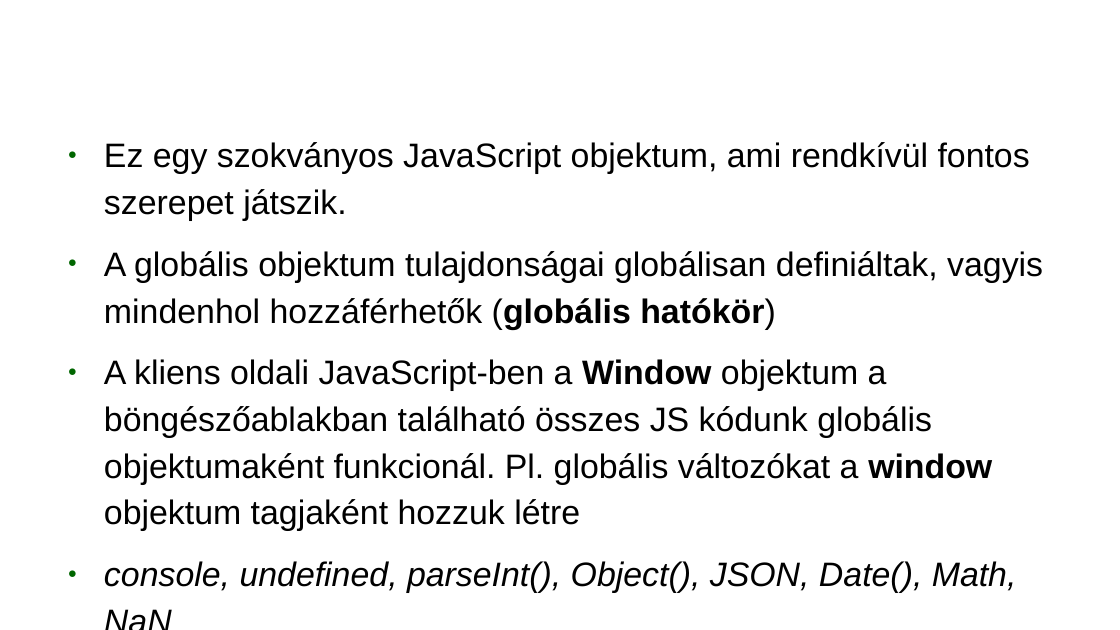
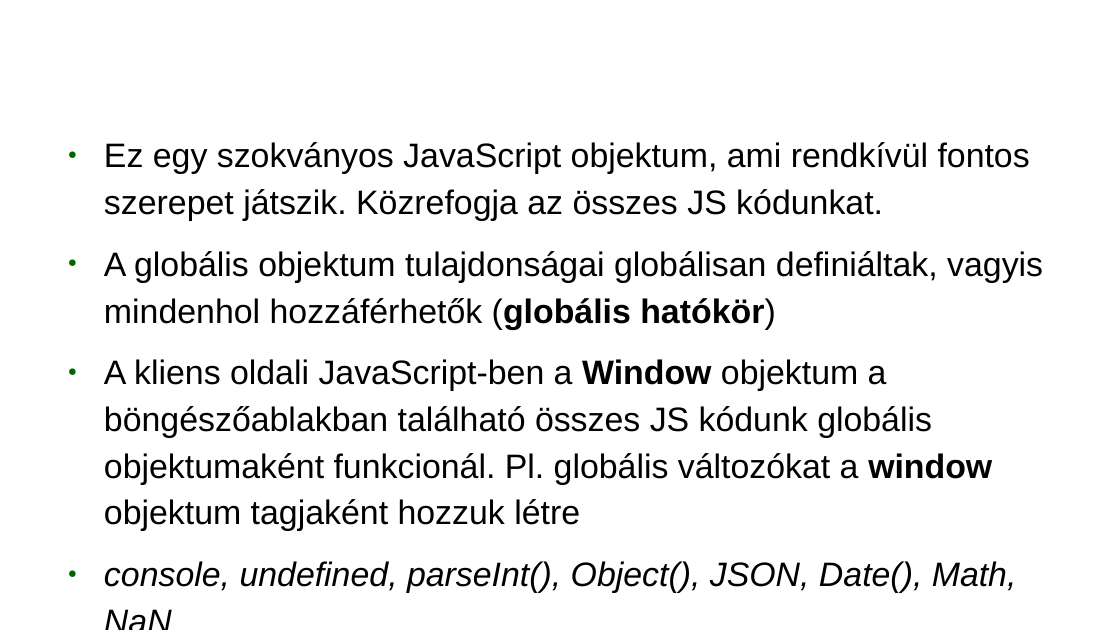
Before and after one commit to webandras/google_earth_engine_kutatas, a slide deck: slide 18 of google_earth_engine_gulacsi_andras_2018.odp (slide 25 before the commit). Drawn at 1120x630 pixels with LibreOffice and Linux fonts; fonts in the diff are those of the drawing; background and template pictures are left out. Boxes give left, top, right and bottom in pixels: in the first picture for what was removed or moved away, otherwise in the second. Text is boxed around its words. In the diff, an @@ line names an element or a change of style, - is before the commit and + after.

```diff
--- a/google_earth_engine_gulacsi_andras_2018.odp
+++ b/google_earth_engine_gulacsi_andras_2018.odp
@@ text at <box>104,142,1030,221</box>: text changed @@
-● Ez egy szokványos JavaScript objektum, ami rendkívül fontos szerepet játszik.
+● Ez egy szokványos JavaScript objektum, ami rendkívül fontos szerepet játszik. Közrefogja az összes JS kódunkat.
```
Also in this commit, not shown: 29 other slides changed, 24 slides added, 3 slides removed, 16 other files.
